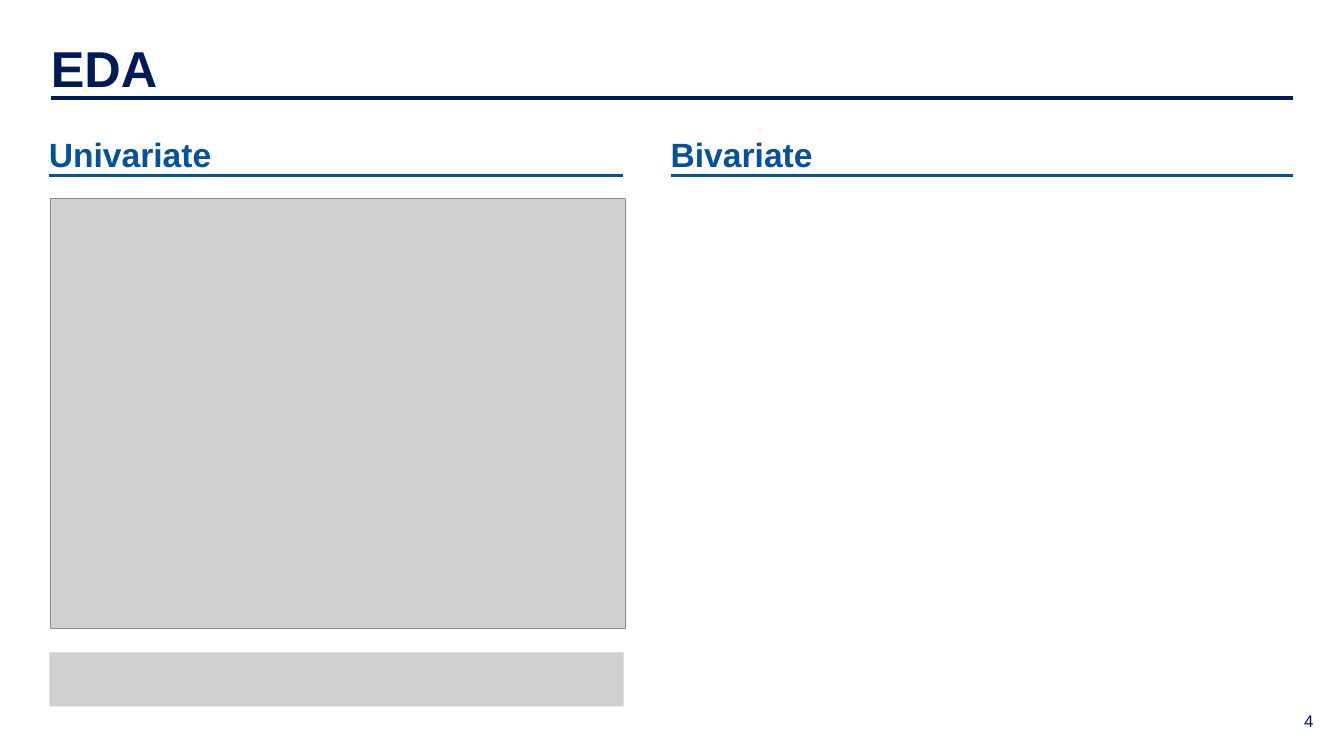
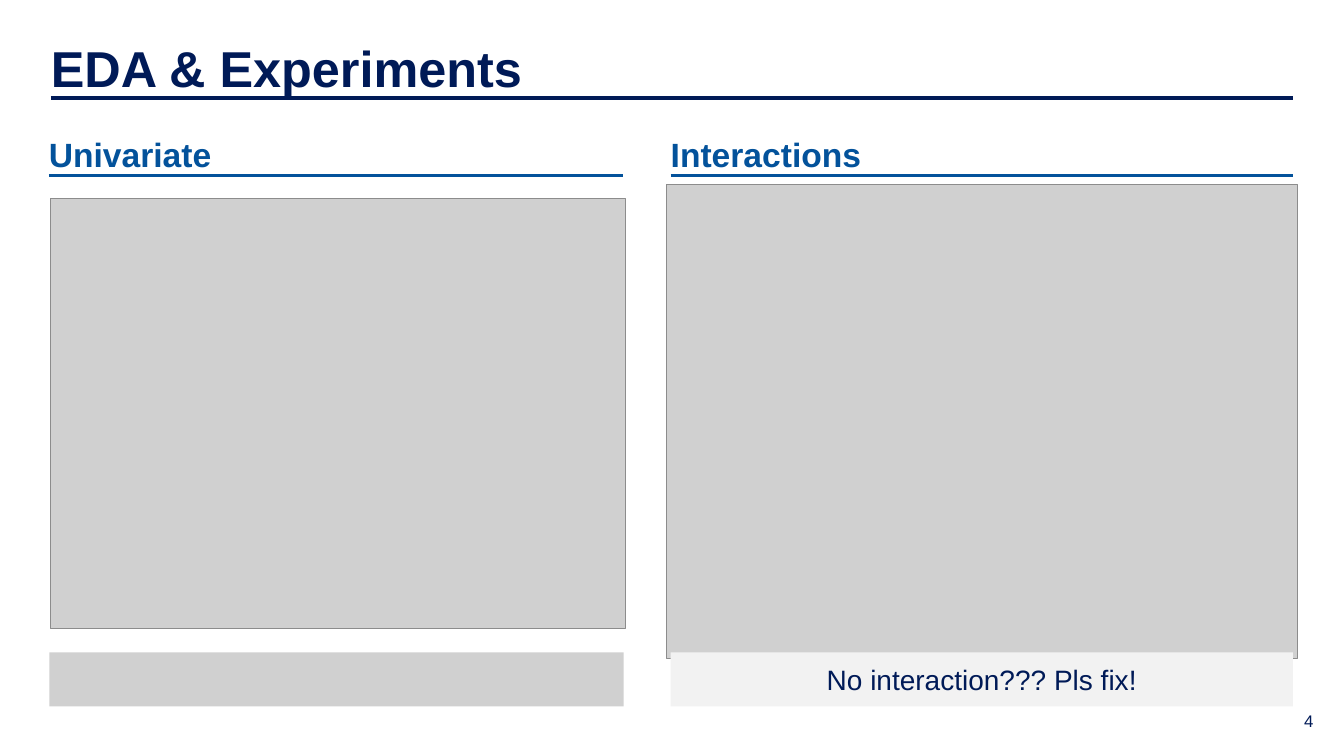
Before and after one commit to IDS-702-F21/team-project-1-effects-of-job-training-on-wages-yellowfellows, a slide deck: slide 4 of Presentation/slide_deck.pptx. Drawn at 1344x756 pixels with LibreOffice and Linux fonts; fonts in the diff are those of the drawing; grey boxes stand for pictures; background and template pictures are left out. Boxes give left, top, right and bottom in pixels: in the first picture for what was removed or moved away, otherwise in the second. Text is boxed around its words. In the diff, an @@ line names an element or a change of style, - is before the commit and + after.

```diff
--- a/Presentation/slide_deck.pptx
+++ b/Presentation/slide_deck.pptx
@@ text at bbox=[51, 50, 522, 96]: text changed @@
-EDA
+EDA & Experiments
@@ text at bbox=[671, 142, 861, 168]: text changed @@
-Bivariate
+Interactions
@@ picture added at bbox=[666, 185, 1299, 658] @@
@@ rectangle added at bbox=[670, 652, 1293, 707], fill #F2F2F2, 20 pt, text #001A57 @@
+No interaction??? Pls fix!
```
Also in this commit, not shown: 1 other slide changed, 2 slides added, 3 other files.
